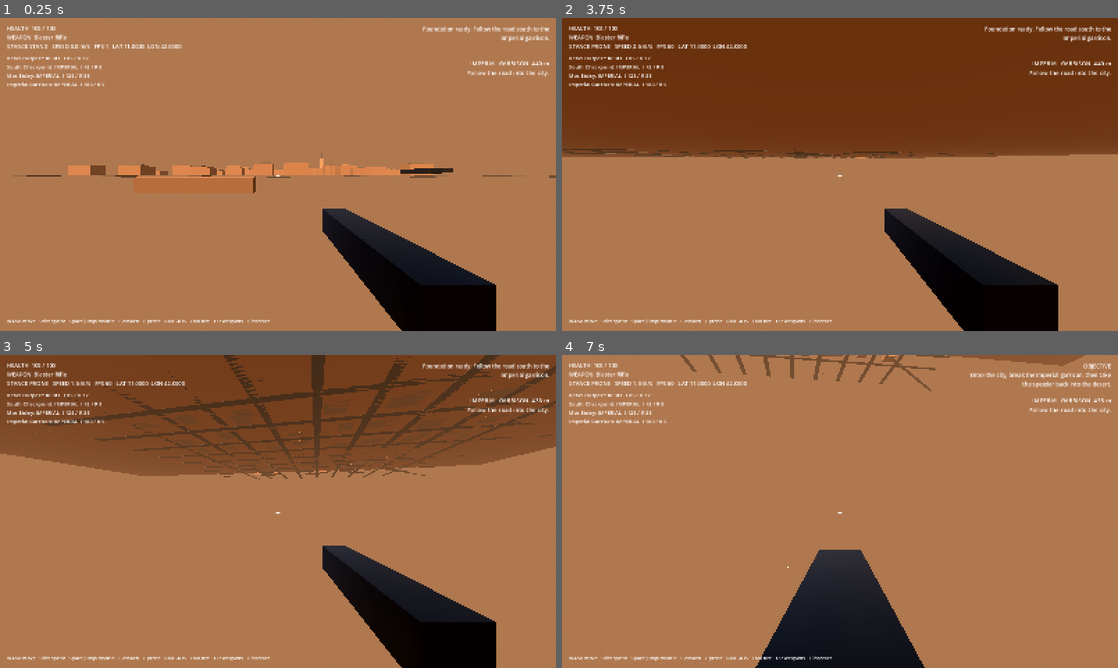
Above: before the commit, frames 1-4 (two rows, left to right).
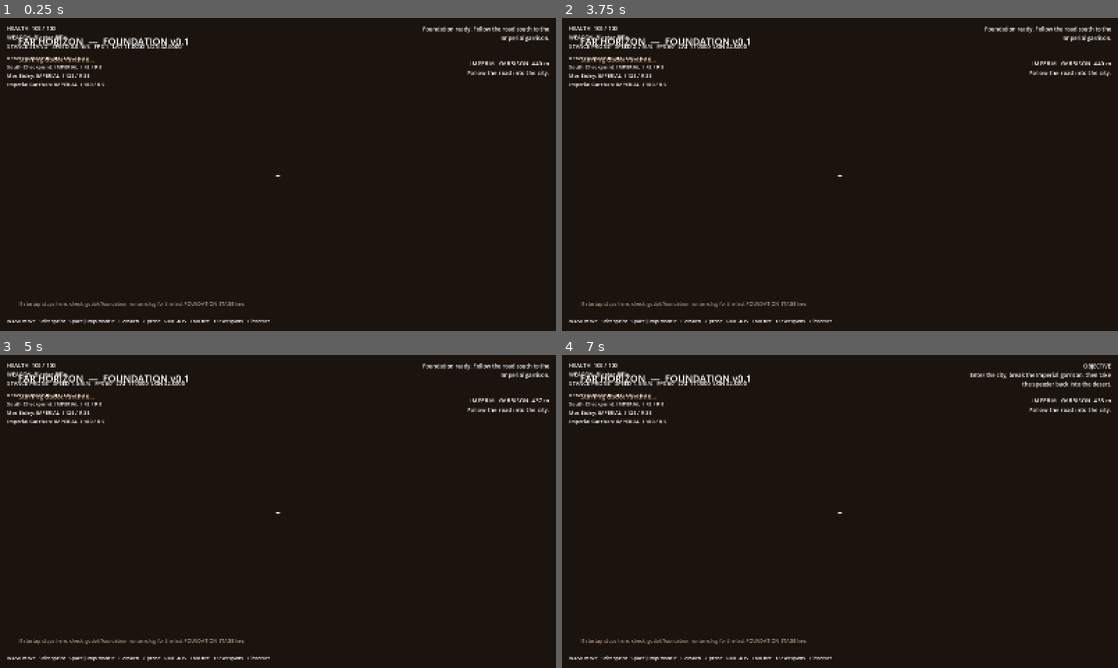
Above: after the commit, the same moments.

Repository: Deputy1389/far-horizon
Game: Godot game, scene res://game/scenes/main.tscn
Two runs of this game, one before a commit and one after it. Both use one fixed random seed, a clock stepped at 60 frames per second and the inputs below.
Inputs (mouse positions are in pixels of both pictures, inside the frame that each line leads up to):
- Up to frame 1 (0.25 s): no input
- Up to frame 2 (3.75 s): move the mouse to (867, 174) at 0.52 s; hold Right mouse button (aim) 0.53-1.28 s; hold W (move_forward) from 0.53 s (still down); click (867, 174) at 0.67 s; tap Space (jump) at 0.77, 1.52, 3.02 s; move the mouse to (812, 174) at 1.27 s; tap C (crouch) at 1.35 s; move the mouse to (851, 168) at 2.02 s; press the mouse at (851, 168) at 2.03 s; move the mouse to (834, 180) at 2.77 s; release the mouse at (834, 180) at 2.78 s; tap E (interact) at 2.85 s; click (834, 180) at 2.92 s; move the mouse to (878, 177) at 3.52 s; tap Z (prone) at 3.6 s
- Up to frame 3 (5 s): keep holding W (move_forward); tap Space (jump) at 3.77, 4.52 s; move the mouse to (233, 508) at 4.27 s; tap Shift (sprint) at 4.35 s
- Up to frame 4 (7 s): move the mouse to (845, 511) at 5.02 s; tap 1 (weapon_1) at 5.1 s; click (845, 511) at 5.17 s; move the mouse to (817, 505) at 5.77 s; release W (move_forward) at 5.78 s; hold D (move_right) 5.78-6.53 s; tap 2 (weapon_2) at 5.85 s; tap Space (jump) at 6.02, 6.77 s; move the mouse to (867, 511) at 6.52 s; hold W (move_forward) from 6.53 s (still down); hold Right mouse button (aim) from 6.53 s (still down)

The runs differ from the first frame. In frame 1, 94% of the frame differs, in the area x 0-100%, y 0-100%; in frame 2, 94%; in frame 3, 94%; in frame 4, 95%.

Commit message:
runtime: add authored startup overlay for visible boot progress

Diff:
--- a/game/scenes/main.tscn
+++ b/game/scenes/main.tscn
@@ -4,3 +4,36 @@
 
 [node name="FarHorizon" type="Node3D"]
 script = ExtResource("1_main")
+
+[node name="StartupOverlay" type="CanvasLayer" parent="."]
+
+[node name="Backdrop" type="ColorRect" parent="StartupOverlay"]
+offset_right = 1600.0
+offset_bottom = 900.0
+color = Color(0.105, 0.075, 0.052, 1)
+
+[node name="Title" type="Label" parent="StartupOverlay"]
+offset_left = 52.0
+offset_top = 48.0
+offset_right = 700.0
+offset_bottom = 92.0
+theme_override_font_sizes/font_size = 28
+text = "FAR HORIZON  —  FOUNDATION v0.1"
+
+[node name="Status" type="Label" parent="StartupOverlay"]
+offset_left = 54.0
+offset_top = 106.0
+offset_right = 940.0
+offset_bottom = 170.0
+theme_override_colors/font_color = Color(0.82, 0.72, 0.58, 1)
+theme_override_font_sizes/font_size = 18
+text = "Starting Godot runtime..."
+
+[node name="Hint" type="Label" parent="StartupOverlay"]
+offset_left = 54.0
+offset_top = 812.0
+offset_right = 1120.0
+offset_bottom = 852.0
+theme_override_colors/font_color = Color(0.62, 0.55, 0.48, 1)
+theme_override_font_sizes/font_size = 14
+text = "If startup stops here, check .godot/foundation-runtime.log for the last FOUNDATION_STAGE line."
